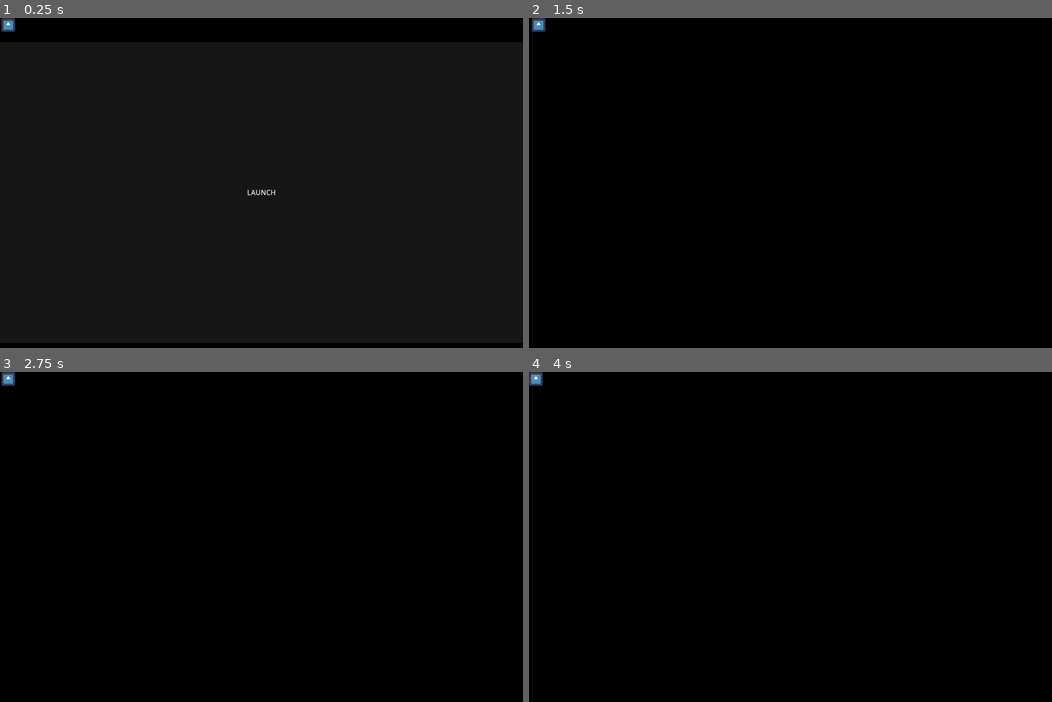
Above: before the commit, frames 1-4 (two rows, left to right).
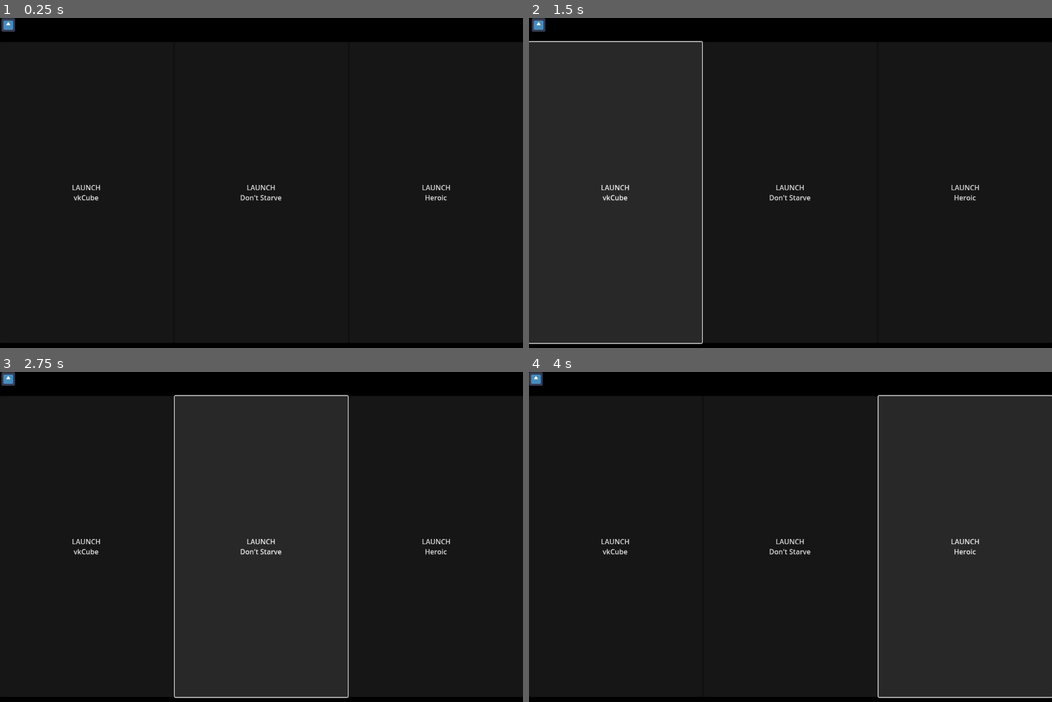
Above: after the commit, the same moments.

Repository: ShadowBlip/OpenGamepadUI
Game: Godot game, scene res://main.tscn
Two runs of this game, one before a commit and one after it. Both use one fixed random seed, a clock stepped at 60 frames per second and the inputs below. The engine's default icon, where the game draws it, is replaced by a stand-in: a white triangle on a blue panel in a dark square.
Inputs (mouse positions are in pixels of both pictures, inside the frame that each line leads up to):
- Up to frame 1 (0.25 s): no input
- Up to frame 2 (1.5 s): click "LAUNCH" (after the commit: "LAUNCH vkCube") at 0.5 s; click (617, 192) at 1.25 s, where only the run after the commit has a clickable "LAUNCH vkCube"
- Up to frame 3 (2.75 s): click (261, 546) at 2 s, where only the run after the commit has a clickable "LAUNCH Don't Starve"
- Up to frame 4 (4 s): click (790, 546) at 2.75 s, where only the run after the commit has a clickable "LAUNCH Don't Starve"; click (963, 546) at 3.5 s, where only the run after the commit has a clickable "LAUNCH Heroic"

The runs differ from the first frame. In frame 1, 0.4% of the frame differs, in the area x 13-87%, y 50-56%; in frame 2, 31%; in frame 3, 31%, in the area x 13-87%, y 6-99%; in frame 4, 31%.

Commit message:
More intelligent launching

Diff:
--- /dev/null
+++ b/core/systems/gamescope.gd
@@ -0,0 +1,41 @@
+extends Object
+class_name Gamescope
+
+const max_xwaylands: int = 10
+
+# Sets the given X property on the given window.
+# The format can be 8, 16, or 32 bits, followed by 's' for a c string, 'c' for
+# a cardinal, or 'i' for an integer.
+# Example: 32c
+static func set_xprop(window_id: String, key: String, format: String, value: String) -> int:
+	print_debug("Setting window {0} key {1} to {2}".format([window_id, key, value]))
+	return OS.execute("xprop", ["-id", window_id, "-f", key, format, "-set", key, value])
+
+# Returns the xwayland number that we're running in
+static func discover_xwayland_display(pid: int) -> int:
+	var display: int = -1
+	for i in range(0, max_xwaylands):
+		if get_window_id(pid, i) != "":
+			display = i
+			break
+
+	if display < 0:
+		push_error("Unable to detect running xwayland display! We won't be able to launch games!")
+		#assert(false)
+
+	return display
+
+# Returns the xwayland window ID for the given process
+static func get_window_id(pid: int, display: int) -> String:
+	print_debug("Getting Window ID for {0} on display {1}".format([pid, display]))
+	var output = []
+	var cmd = ["-c", "DISPLAY=:{0} xdotool search --pid {1}".format([display, pid])]
+	if OS.execute("sh", cmd, output) != 0:
+		return ""
+	var window_id: String
+	for line in output:
+		if line == "":
+			continue
+		window_id = line.trim_suffix("\n")
+	print_debug("Found Window ID: ", window_id)
+	return window_id
--- /dev/null
+++ b/core/systems/launcher/launch_manager.gd
@@ -0,0 +1,39 @@
+extends Node
+class_name LaunchManager
+
+signal app_launched(pid: int)
+signal app_killed(pid: int)
+
+var PID: int = OS.get_process_id()
+var running: PackedInt64Array = []
+@onready var xwayland_display = Gamescope.discover_xwayland_display(PID)
+@onready var overlay_window_id = Gamescope.get_window_id(PID, xwayland_display)
+
+func _ready() -> void:
+	_set_overylay(overlay_window_id)
+
+# Launches the given command on the given xwayland display. Returns a PID
+# of the launched process.
+func launch(cmd: String, args: PackedStringArray, display: int = xwayland_display + 1) -> int:
+	var command = "DISPLAY=:{0} {1} {2}".format([display, cmd, " ".join(args)])
+	print_debug("Launching game with command: {0}".format([command]))
+	var pid = OS.create_process("sh", ["-c", command])
+	print_debug("Launched with PID: {0}".format([pid]))
+	running.append(pid)
+	return pid
+
+# Stops the game with the given PID
+func stop(pid: int) -> void:
+	OS.kill(pid)
+	var i = running.find(pid)
+	if i >= 0:
+		running.remove_at(i)
+
+# Lets us run as an overlay in gamescope
+func _set_overylay(window_id: String) -> void:
+	# Pretend to be Steam
+	Gamescope.set_xprop(window_id, "STEAM_OVERLAY", "32c", "1")
+	# Gamescope is hard-coded to look for appId 769
+	Gamescope.set_xprop(window_id, "STEAM_GAME", "32c", "769")
+	# Sets ourselves to the input focus
+	Gamescope.set_xprop(window_id, "STEAM_INPUT_FOCUS", "32c", "1")
--- /dev/null
+++ b/core/systems/launcher/launch_manager.tscn
@@ -0,0 +1,6 @@
+[gd_scene load_steps=2 format=3 uid="uid://ctu7mqhywnopb"]
+
+[ext_resource type="Script" path="res://core/systems/launcher/launch_manager.gd" id="1_lr73j"]
+
+[node name="LaunchManager" type="Node"]
+script = ExtResource("1_lr73j")
--- /dev/null
+++ b/core/systems/launcher/launcher.gd
@@ -0,0 +1,17 @@
+extends Node
+class_name Launcher
+
+@export var cmd: String
+@export var args: PackedStringArray
+@export var signal_name: String = "button_up"
+@onready var parent: Node = get_parent()
+
+func _ready() -> void:
+	parent.connect(signal_name, _on_launch)
+
+func _on_launch():
+	var launch_manager: LaunchManager = get_node("/root/Main/LaunchManager")
+	launch_manager.launch(cmd, args)
+
+	# TODO: Make this better
+	#parent.get_parent().get_parent().visible = false
--- /dev/null
+++ b/core/systems/launcher/launcher.tscn
@@ -0,0 +1,6 @@
+[gd_scene load_steps=2 format=3 uid="uid://bargrxdqbu3gl"]
+
+[ext_resource type="Script" path="res://core/systems/launcher/launcher.gd" id="1_cd3hc"]
+
+[node name="Launcher" type="Node"]
+script = ExtResource("1_cd3hc")
--- a/core/ui/home.tscn
+++ b/core/ui/home.tscn
@@ -1,52 +1,6 @@
 [gd_scene load_steps=2 format=3 uid="uid://d4nia8vaynf48"]
 
-[sub_resource type="GDScript" id="GDScript_hb2x7"]
-script/source = "extends Button
-
-
-# Called when the node enters the scene tree for the first time.
-func _ready() -> void:
-	pass # Replace with function body.
-
-
-# Called every frame. 'delta' is the elapsed time since the previous frame.
-func _process(delta: float) -> void:
-	pass
-
-
-func _on_button_up() -> void:
-	print(\"Launching game\")
-	var pid = OS.create_process(\"bash\", [\"-c\", \"DISPLAY=:3 vkcube\"])
-	#var pid = OS.create_process(\"bash\", [\"-c\", \"DISPLAY=:2 steam steam://rungameid/219740\"])
-	#var pid = OS.create_process(\"bash\", [\"-c\", \"DISPLAY=:3 xdg-open heroic://launch/4f272a49a39742b795d63e1f483a7c7d\"])
-	print(\"PID: \", pid)
-	get_parent().visible = false
-
-	_set_gamescope_atom()
-	#DISPLAY=:2 xprop -id 4194306 -f GAMESCOPE_EXTERNAL_OVERLAY 32a -set GAMESCOPE_EXTERNAL_OVERLAY SECONDARY
-
-# Lets us run as an overlay in gamescope
-func _set_gamescope_atom() -> void:
-	var pid: int = OS.get_process_id()
-	# Fetch Window ID
-	var output = []
-	#OS.execute(\"xdotool\", [\"search\", \"--pid\", str(pid)], output)
-	OS.execute(\"bash\", [\"-c\", \"DISPLAY=:2 xdotool search --pid \" + str(pid)], output)
-	var window_id: String
-	for line in output:
-		if line == \"\":
-			continue
-		window_id = line
-	print(\"Window ID: \", window_id)
-
-	# Set gamescope atom to allow overlay
-	#OS.execute(\"xprop\", [\"-id\", window_id, \"-f\", \"GAMESCOPE_EXTERNAL_OVERLAY\", \"32a\", \"-set\", \"GAMESCOPE_EXTERNAL_OVERLAY\", \"PRIMARY\"])
-
-	# Pretend to be Steam
-	OS.execute(\"xprop\", [\"-id\", window_id, \"-f\", \"STEAM_OVERLAY\", \"32c\", \"-set\", \"STEAM_OVERLAY\", \"1\"])
-	OS.execute(\"xprop\", [\"-id\", window_id, \"-f\", \"STEAM_GAME\", \"32c\", \"-set\", \"STEAM_GAME\", \"769\"])
-	OS.execute(\"xprop\", [\"-id\", window_id, \"-f\", \"STEAM_INPUT_FOCUS\", \"32c\", \"-set\", \"STEAM_INPUT_FOCUS\", \"1\"])
-"
+[ext_resource type="PackedScene" uid="uid://bargrxdqbu3gl" path="res://core/systems/launcher/launcher.tscn" id="1_pm3kc"]
 
 [node name="HomeMenu" type="Control"]
 layout_mode = 3
@@ -64,14 +18,47 @@
 grow_horizontal = 2
 grow_vertical = 2
 
-[node name="Button" type="Button" parent="."]
+[node name="HBoxContainer" type="HBoxContainer" parent="."]
 layout_mode = 1
 anchors_preset = 15
 anchor_right = 1.0
 anchor_bottom = 1.0
 grow_horizontal = 2
 grow_vertical = 2
-text = "LAUNCH"
-script = SubResource("GDScript_hb2x7")
 
-[connection signal="button_up" from="Button" to="Button" method="_on_button_up"]
+[node name="Button" type="Button" parent="HBoxContainer"]
+layout_mode = 2
+offset_right = 397.0
+offset_bottom = 800.0
+size_flags_horizontal = 3
+text = "LAUNCH
+vkCube"
+
+[node name="Launcher" parent="HBoxContainer/Button" instance=ExtResource("1_pm3kc")]
+cmd = "vkcube"
+
+[node name="Button2" type="Button" parent="HBoxContainer"]
+layout_mode = 2
+offset_left = 401.0
+offset_right = 798.0
+offset_bottom = 800.0
+size_flags_horizontal = 3
+text = "LAUNCH
+Don't Starve"
+
+[node name="Launcher" parent="HBoxContainer/Button2" instance=ExtResource("1_pm3kc")]
+cmd = "steam"
+args = PackedStringArray("steam://rungameid/219740")
+
+[node name="Button3" type="Button" parent="HBoxContainer"]
+layout_mode = 2
+offset_left = 802.0
+offset_right = 1200.0
+offset_bottom = 800.0
+size_flags_horizontal = 3
+text = "LAUNCH
+Heroic"
+
+[node name="Launcher" parent="HBoxContainer/Button3" instance=ExtResource("1_pm3kc")]
+cmd = "xdg-open"
+args = PackedStringArray("heroic://launch/4f272a49a39742b795d63e1f483a7c7d")
--- a/main.gd
+++ b/main.gd
@@ -58,6 +58,6 @@
 	pass
 
 func _input(event: InputEvent) -> void:
-	print(event)
+	#print(event)
 	if event.is_action_pressed("ui_cancel"):
 		get_tree().quit()
--- a/main.tscn
+++ b/main.tscn
@@ -1,8 +1,24 @@
-[gd_scene load_steps=7 format=3 uid="uid://ccaxo42gq5r1"]
+[gd_scene load_steps=8 format=3 uid="uid://ccaxo42gq5r1"]
 
 [ext_resource type="Script" path="res://main.gd" id="1_4l3sd"]
+[ext_resource type="PackedScene" uid="uid://ctu7mqhywnopb" path="res://core/systems/launcher/launch_manager.tscn" id="2_bsexb"]
 [ext_resource type="PackedScene" uid="uid://d4nia8vaynf48" path="res://core/ui/home.tscn" id="2_ysfw8"]
 [ext_resource type="Texture2D" uid="uid://djy4rejy21s6g" path="res://icon.svg" id="3_oabh5"]
+
+[sub_resource type="Animation" id="Animation_gvlwc"]
+length = 0.001
+tracks/0/type = "value"
+tracks/0/imported = false
+tracks/0/enabled = true
+tracks/0/path = NodePath("TextureRect:position")
+tracks/0/interp = 1
+tracks/0/loop_wrap = true
+tracks/0/keys = {
+"times": PackedFloat32Array(0),
+"transitions": PackedFloat32Array(1),
+"update": 0,
+"values": [Vector2(0, 0)]
+}
 
 [sub_resource type="Animation" id="Animation_06yi2"]
 resource_name = "bounce"
@@ -20,21 +36,6 @@
 "values": [Vector2(0, 0), Vector2(6.5, 0), Vector2(0, 0)]
 }
 
-[sub_resource type="Animation" id="Animation_gvlwc"]
-length = 0.001
-tracks/0/type = "value"
-tracks/0/imported = false
-tracks/0/enabled = true
-tracks/0/path = NodePath("TextureRect:position")
-tracks/0/interp = 1
-tracks/0/loop_wrap = true
-tracks/0/keys = {
-"times": PackedFloat32Array(0),
-"transitions": PackedFloat32Array(1),
-"update": 0,
-"values": [Vector2(0, 0)]
-}
-
 [sub_resource type="AnimationLibrary" id="AnimationLibrary_y1q0p"]
 _data = {
 "RESET": SubResource("Animation_gvlwc"),
@@ -50,8 +51,9 @@
 grow_vertical = 2
 script = ExtResource("1_4l3sd")
 
+[node name="LaunchManager" parent="." instance=ExtResource("2_bsexb")]
+
 [node name="MarginContainer" type="MarginContainer" parent="."]
-layout_mode = 1
 anchors_preset = 15
 anchor_right = 1.0
 anchor_bottom = 1.0
@@ -61,16 +63,16 @@
 theme_override_constants/margin_bottom = 55
 
 [node name="HomeMenu" parent="MarginContainer" instance=ExtResource("2_ysfw8")]
-layout_mode = 2
 anchors_preset = 0
 anchor_right = 0.0
 anchor_bottom = 0.0
 offset_top = 55.0
 offset_right = 1200.0
 offset_bottom = 745.0
+grow_horizontal = 1
+grow_vertical = 1
 
 [node name="TextureRect" type="TextureRect" parent="."]
-layout_mode = 0
 offset_right = 128.0
 offset_bottom = 128.0
 scale = Vector2(0.25, 0.25)
--- a/project.godot
+++ b/project.godot
@@ -7,6 +7,28 @@
 ;   param=value ; assign values to parameters
 
 config_version=5
+
+_global_script_classes=[{
+"base": "Object",
+"class": &"Gamescope",
+"language": &"GDScript",
+"path": "res://core/systems/gamescope.gd"
+}, {
+"base": "Node",
+"class": &"LaunchManager",
+"language": &"GDScript",
+"path": "res://core/systems/launcher/launch_manager.gd"
+}, {
+"base": "Node",
+"class": &"Launcher",
+"language": &"GDScript",
+"path": "res://core/systems/launcher/launcher.gd"
+}]
+_global_script_class_icons={
+"Gamescope": "",
+"LaunchManager": "",
+"Launcher": ""
+}
 
 [application]
 
